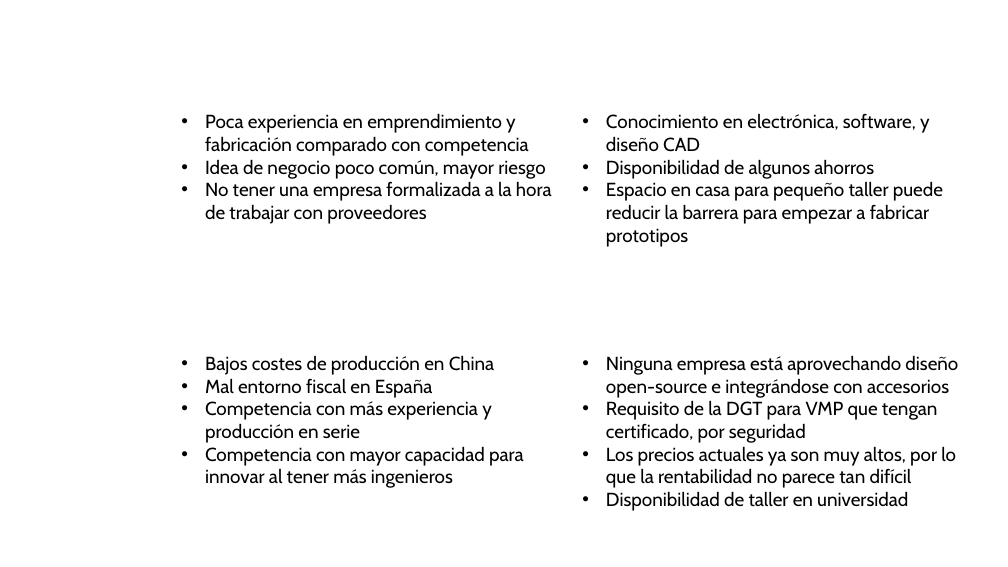
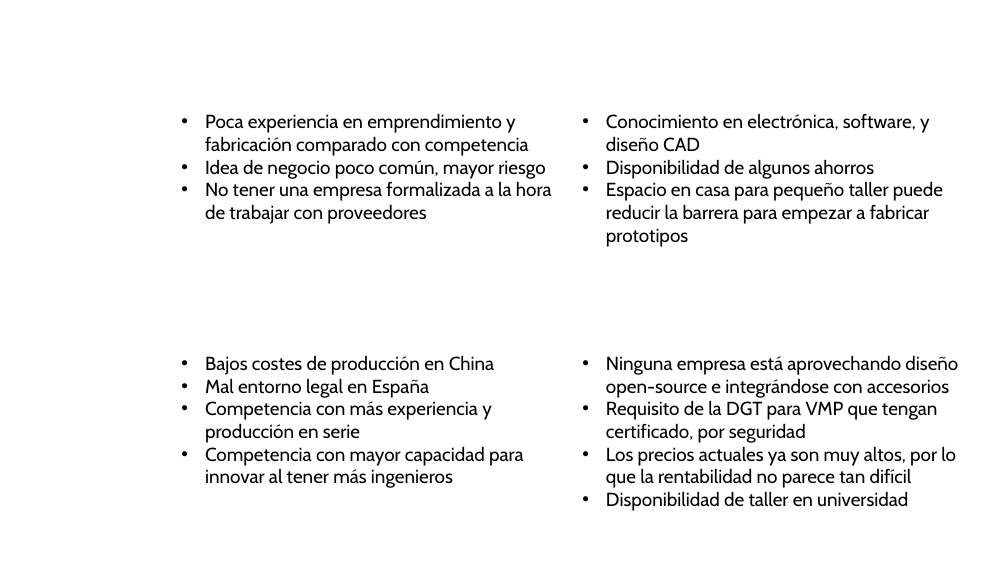
Before and after one commit to rubenayla/cyberwheel, a slide deck: slide 2 of explorer/mentoring/business_model_canvas_spanish.pptx. Drawn at 1008x567 pixels with LibreOffice and Linux fonts; fonts in the diff are those of the drawing; background and template pictures are left out. Boxes give left, top, right and bottom in pixels: in the first picture for what was removed or moved away, otherwise in the second. Text is boxed around its words. In the diff, an @@ line names an element or a change of style, - is before the commit and + after.

```diff
--- a/explorer/mentoring/business_model_canvas_spanish.pptx
+++ b/explorer/mentoring/business_model_canvas_spanish.pptx
@@ text at [205,378,429,398]: text changed @@
-• Mal entorno fiscal en España
+• Mal entorno legal en España
```
Also in this commit, not shown: 2 other slides changed, 4 slides added, 3 slides removed, 3 other files.
